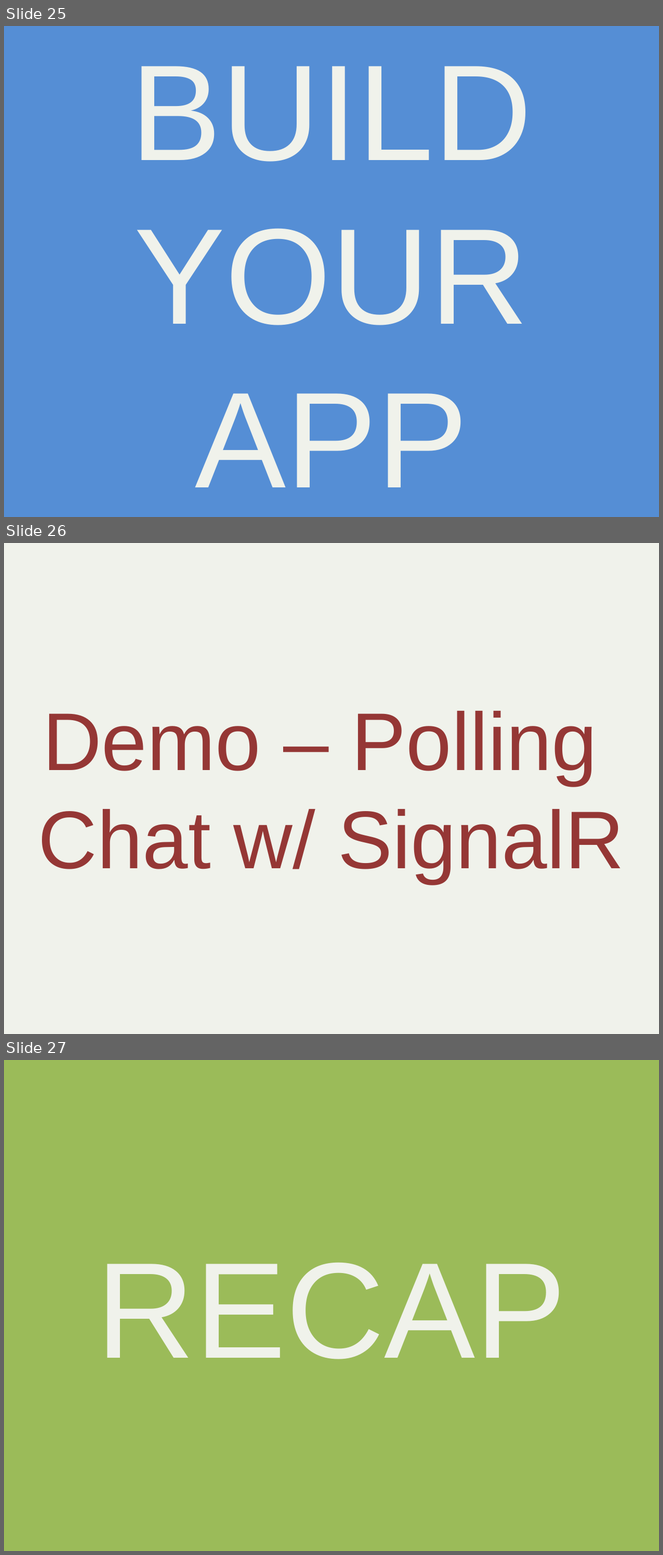
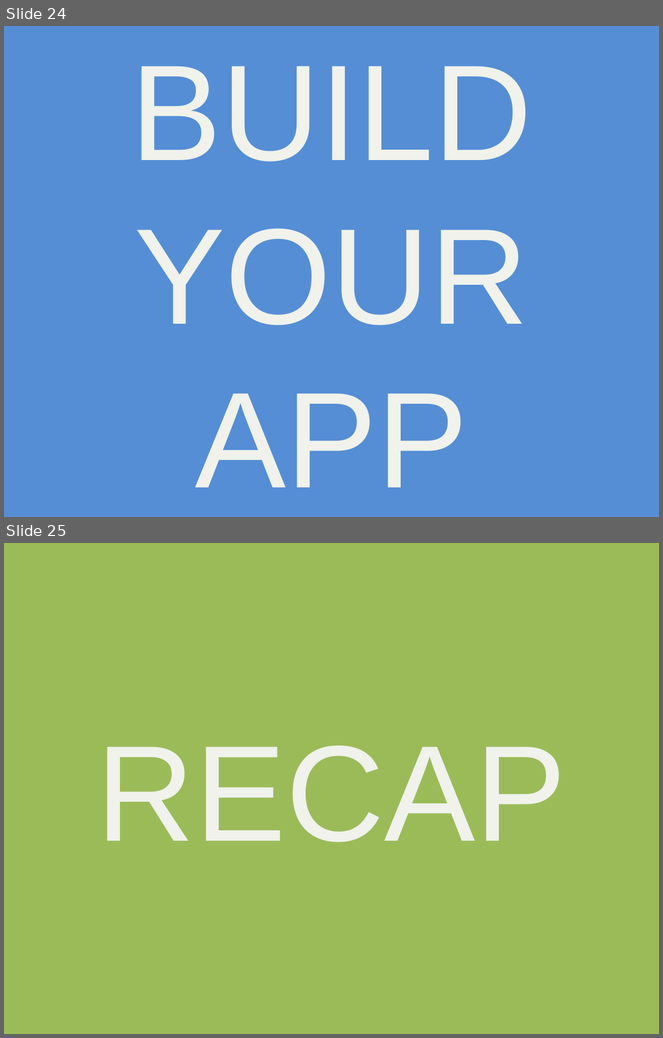
Before and after one commit to alani/Talks, a slide deck: SignalR-Intro/SignalRIntro.pptx. Shown one above the other, each under a label of ours: slides 25, 26 and 27 before the commit, slides 24 and 25 after it. The pictures are 663x1555 and 663x1038 pixels, drawn with LibreOffice and Linux fonts; fonts in the diff are those of the drawing. Boxes give left, top, right and bottom in pixels: in the first picture for what was removed or moved away, otherwise in the second. Text is boxed around its words. In the diff, an @@ line names an element or a change of style, - is before the commit and + after.

Commit message:
Update slides.

```diff
--- a/SignalR-Intro/SignalRIntro.pptx
+++ b/SignalR-Intro/SignalRIntro.pptx
@@ slide 26 removed at (4, 543, 659, 1034), background #F0F2EB @@
@@ title removed at (38, 711, 624, 884) @@
-Demo – Polling Chat w/ SignalR
@@ what was slide 25 is now slide 24 @@
@@ what was slide 27 is now slide 25 @@
```
Also in this commit, not shown: 1 slide changed, 1 other slide removed, 1 other file.
